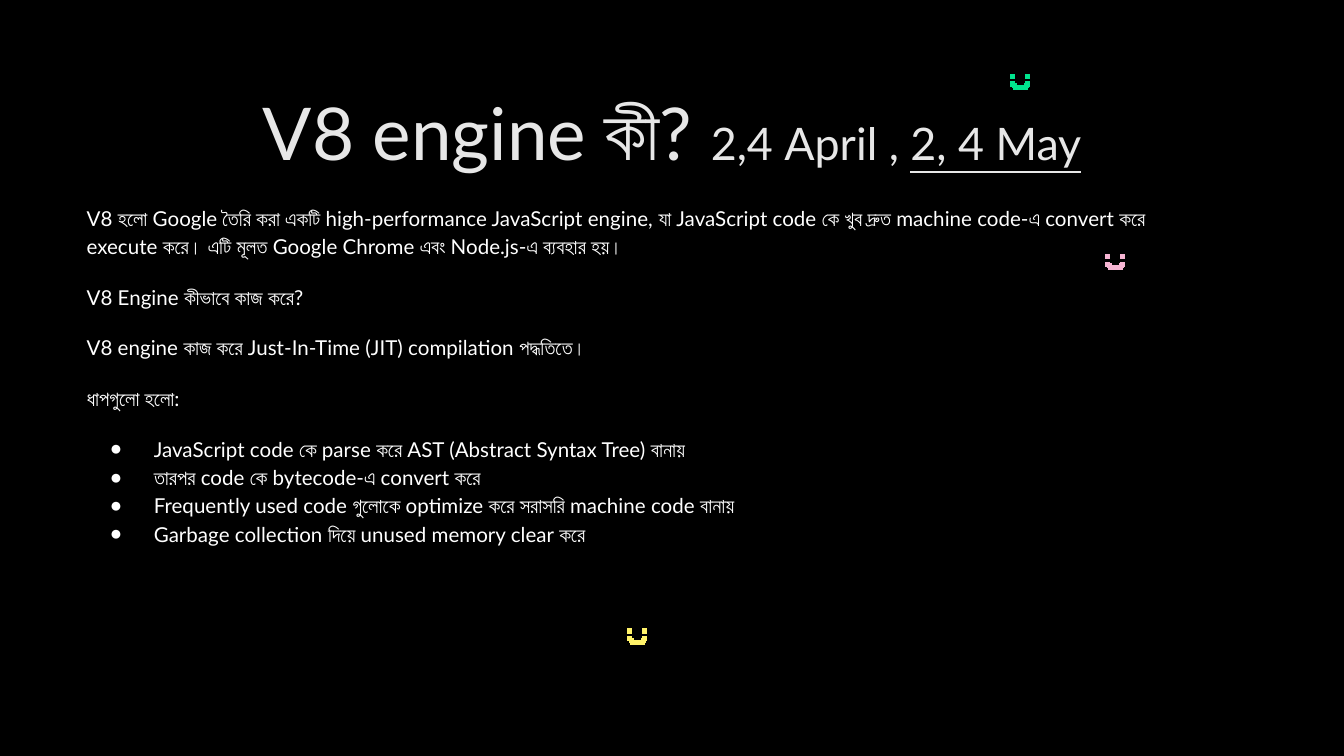
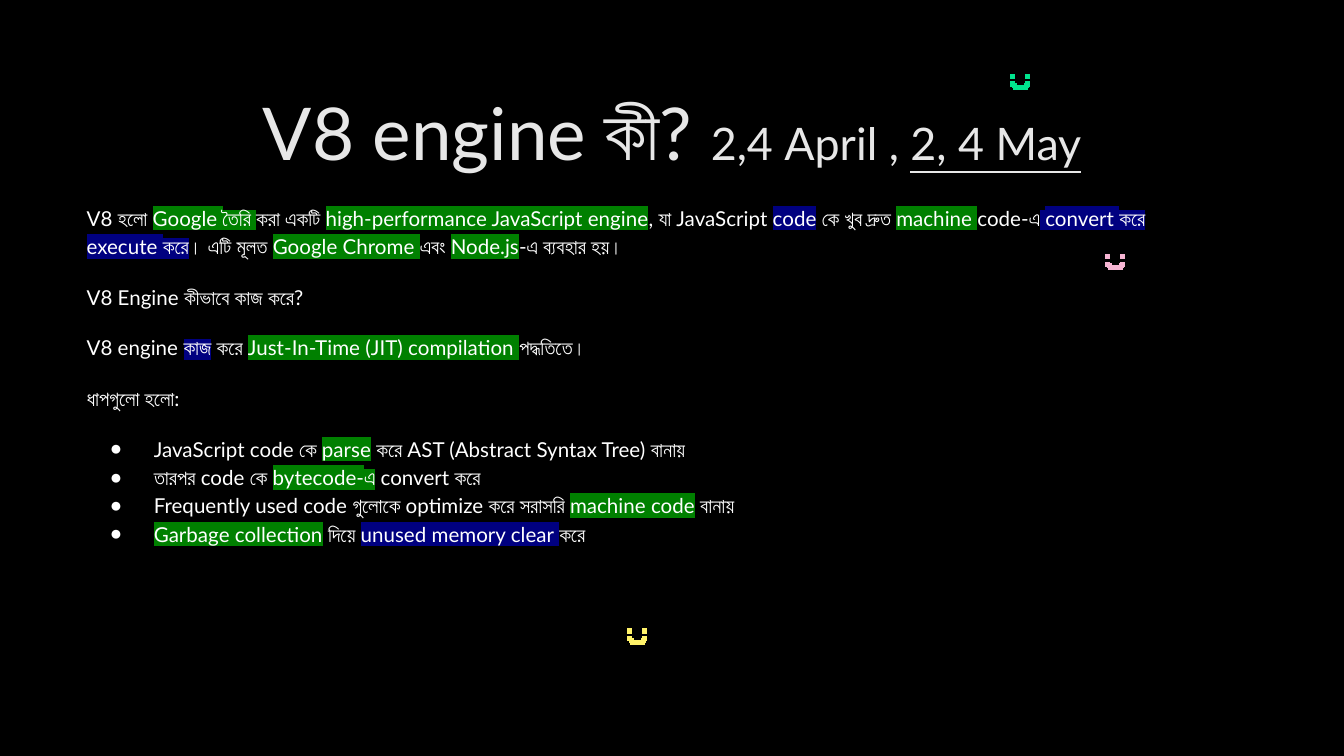
Before and after one commit to nabila-nuzhat/class-js, a slide deck: slide 3 of Interview Question JavaScript_HIGHLIGHTED.pptx. Drawn at 1344x756 pixels with LibreOffice and Linux fonts; fonts in the diff are those of the drawing. Boxes give left, top, right and bottom in pixels: in the first picture for what was removed or moved away, otherwise in the second. Text is boxed around its words. In the diff, an @@ line names an element or a change of style, - is before the commit and + after.

```diff
--- a/Interview Question JavaScript_HIGHLIGHTED.pptx
+++ b/Interview Question JavaScript_HIGHLIGHTED.pptx
@@ text at bbox=[87, 208, 1145, 547]: highlight none to #008000 in "Google তৈরি high-performance JavaScript engine, machine Goog ...", "Just-In-Time (JIT) compilation", "parse", "bytecode-এ" and 2 more places; highlight none to #000080 in "code convert করে execute করে।", "কাজ", "unused memory clear" @@
```
Also in this commit, not shown: 2 other slides changed.
